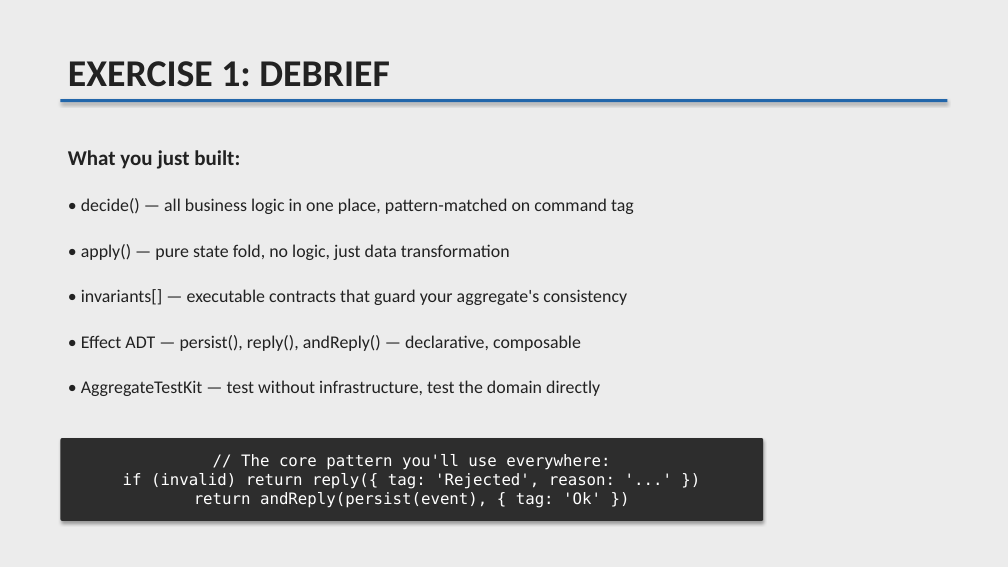
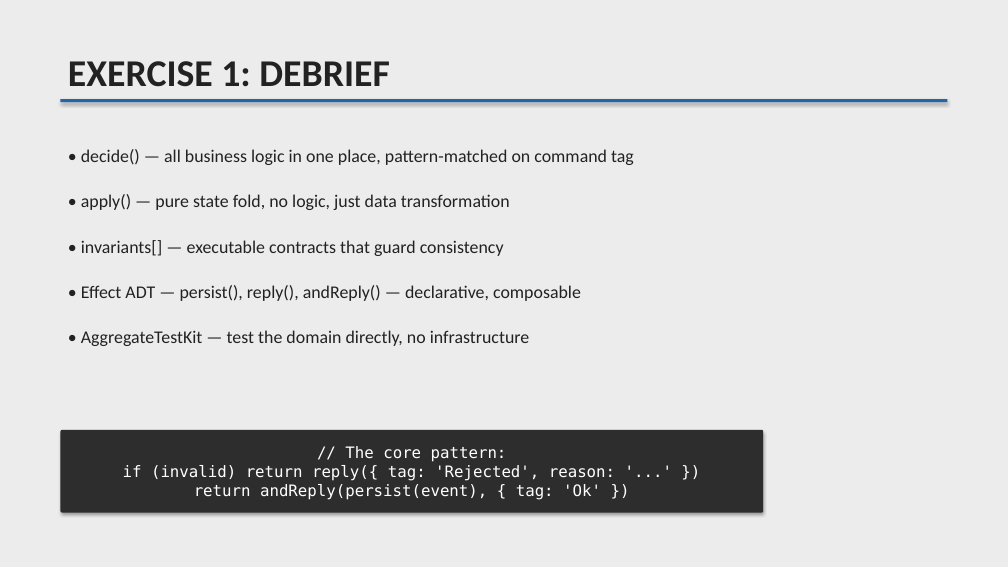
Before and after one commit to lambda-house/teob-ts-workshop-gift-card, a slide deck: slide 16 of slides/DDD-Workshop-Slides.pptx. Drawn at 1008x567 pixels with LibreOffice and Linux fonts; fonts in the diff are those of the drawing. Boxes give left, top, right and bottom in pixels: in the first picture for what was removed or moved away, otherwise in the second. Text is boxed around its words. In the diff, an @@ line names an element or a change of style, - is before the commit and + after.

```diff
--- a/slides/DDD-Workshop-Slides.pptx
+++ b/slides/DDD-Workshop-Slides.pptx
@@ 3 texts: place and size @@
-3 texts at box(81, 198, 634, 351)
+3 texts at box(81, 149, 634, 301)
@@ text removed at box(68, 150, 240, 169) @@
-What you just built:
@@ text at box(81, 240, 504, 256): text changed @@
-• invariants[] — executable contracts that guard your aggregate's consistency
+• invariants[] — executable contracts that guard consistency
@@ text at box(81, 330, 529, 346): text changed @@
-• AggregateTestKit — test without infrastructure, test the domain directly
+• AggregateTestKit — test the domain directly, no infrastructure
@@ rounded rectangle "// The core pattern: if ...": place and size @@
-rounded rectangle "// The core pattern: if ..." at box(60, 439, 764, 521)
+rounded rectangle "// The core pattern: if ..." at box(60, 430, 764, 513)
@@ text in rounded rectangle at box(123, 446, 615, 500): text changed @@
-// The core pattern you'll use everywhere:
-if (invalid) return reply({ tag: 'Rejected', reason: '...' })
-return andReply(persist(event), { tag: 'Ok' })
+// The core pattern:
+if (invalid) return reply({ tag: 'Rejected', reason: '...' })
+return andReply(persist(event), { tag: 'Ok' })
```
Also in this commit, not shown: 15 other slides changed, 6 slides added, 6 slides removed, 2 other files.
